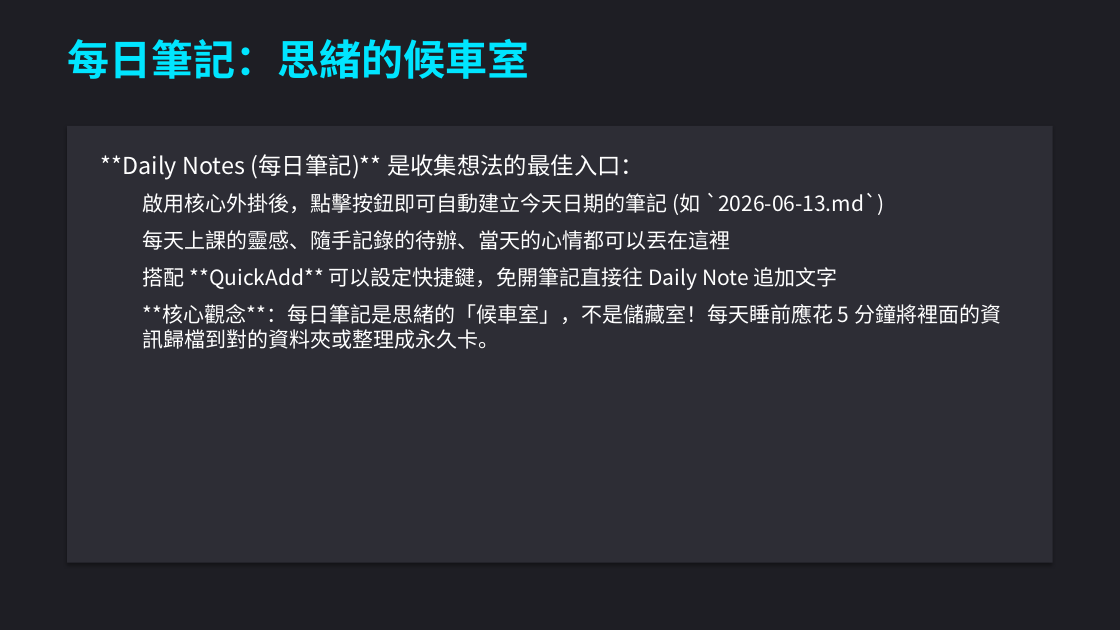
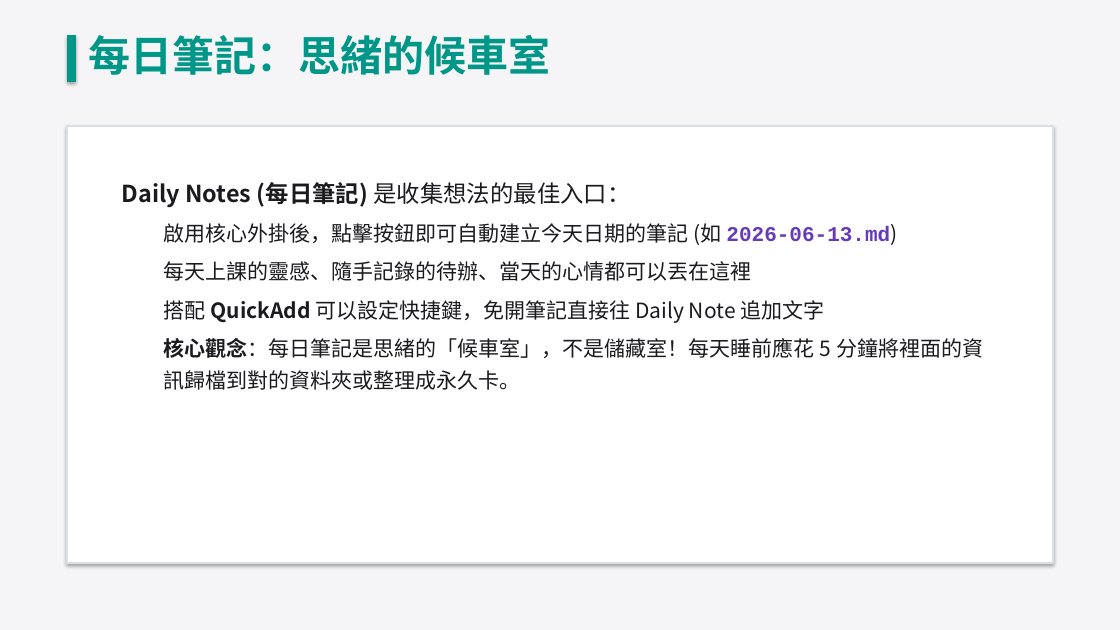
Before and after one commit to oscar7692000-beep/teaching-materials-course, a slide deck: slide 21 of Obsidian_教學簡報.pptx. Drawn at 1120x630 pixels with LibreOffice and Linux fonts; fonts in the diff are those of the drawing. Boxes give left, top, right and bottom in pixels: in the first picture for what was removed or moved away, otherwise in the second. Text is boxed around its words. In the diff, an @@ line names an element or a change of style, - is before the commit and + after.

```diff
--- a/Obsidian_教學簡報.pptx
+++ b/Obsidian_教學簡報.pptx
@@ background #1E1E24 to #F5F5F7 @@
@@ text "每日筆記：思緒的候車室" moved from (x1=67, y1=39, x2=529, y2=79) to (x1=88, y1=35, x2=550, y2=75) @@
@@ text "每日筆記：思緒的候車室" at (x1=88, y1=35, x2=550, y2=75): text colour #00E5FF to #009688 @@
@@ rectangle added at (x1=67, y1=35, x2=76, y2=82), fill #009688, outline #009688 0.75 pt @@
@@ rectangle at (x1=67, y1=126, x2=1053, y2=563): fill #2D2D35 to #FFFFFF; outline none to #DADEE5 1.5 pt @@
@@ text at (x1=122, y1=182, x2=897, y2=245): text changed; text colour #FFFFFF to #1B1B1F @@
-**Daily Notes (每日筆記)** 是收集想法的最佳入口：
-  啟用核心外掛後，點擊按鈕即可自動建立今天日期的筆記 (如 `2026-06-13.md`)
+Daily Notes (每日筆記) 是收集想法的最佳入口：
+  啟用核心外掛後，點擊按鈕即可自動建立今天日期的筆記 (如 2026-06-13.md)
@@ text at (x1=164, y1=261, x2=752, y2=281): text colour #FFFFFF to #1B1B1F in "每天上課的靈感、隨手記錄的待辦、當天的心情都可以丟在這裡"; line spacing 1 to 1.25; less space between paragraphs @@
@@ text at (x1=164, y1=300, x2=983, y2=390): text changed; text colour #FFFFFF to #1B1B1F @@
-  搭配 **QuickAdd** 可以設定快捷鍵，免開筆記直接往 Daily Note 追加文字
-  **核心觀念**：每日筆記是思緒的「候車室」，不是儲藏室！每天睡前應花 5 分鐘將裡面的資訊歸檔到對的資料夾或整理成永久卡。
+  搭配 QuickAdd 可以設定快捷鍵，免開筆記直接往 Daily Note 追加文字
+  核心觀念：每日筆記是思緒的「候車室」，不是儲藏室！每天睡前應花 5 分鐘將裡面的資訊歸檔到對的資料夾或整理成永久卡。
```
Also in this commit, not shown: 24 other slides changed, 31 other files.
